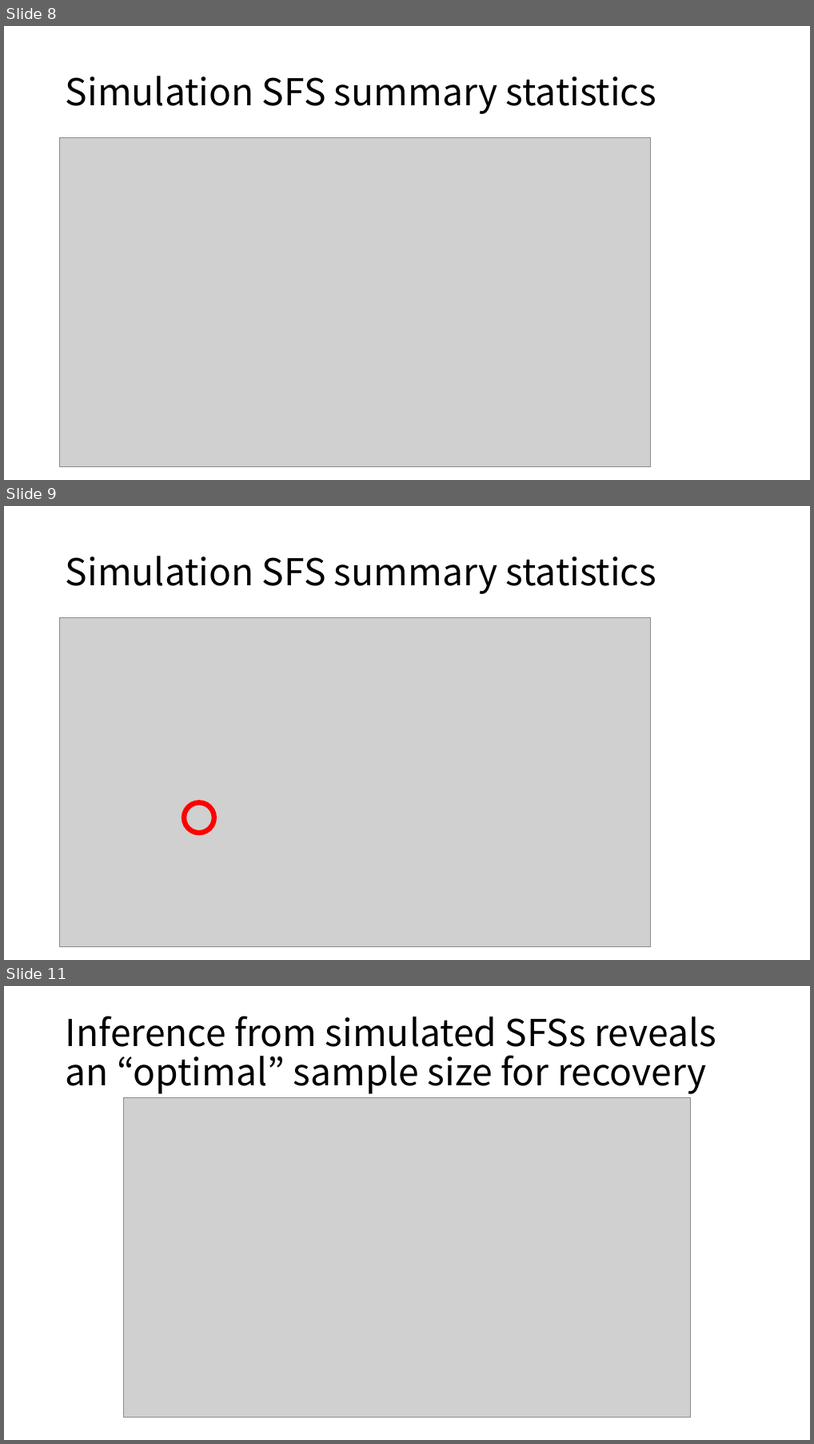
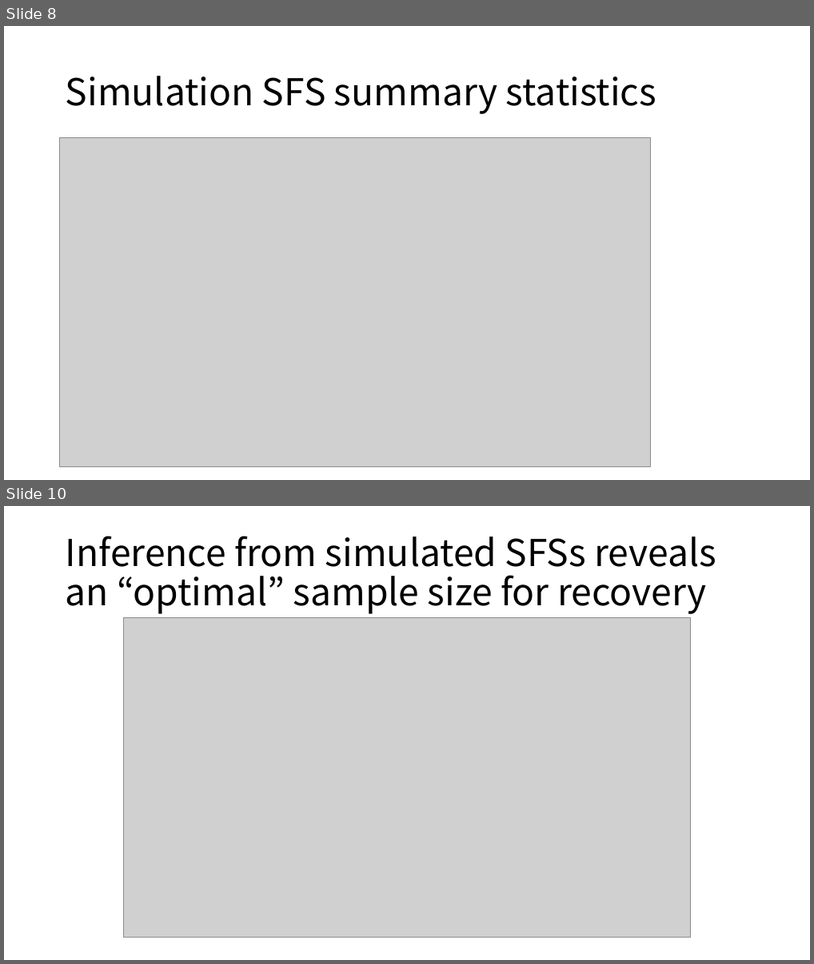
Before and after one commit to jon-mah/sample_size_demography, a slide deck: Summary/20250626_lab_meeting.pptx. Shown one above the other, each under a label of ours: slides 8, 9 and 11 before the commit, slides 8 and 10 after it; the slides between them are not shown. The pictures are 814x1444 and 814x964 pixels, drawn with LibreOffice and Linux fonts; fonts in the diff are those of the drawing; grey boxes stand for pictures. Boxes give left, top, right and bottom in pixels: in the first picture for what was removed or moved away, otherwise in the second. Text is boxed around its words. In the diff, an @@ line names an element or a change of style, - is before the commit and + after.

Commit message:
dadi simulations script

```diff
--- a/Summary/20250626_lab_meeting.pptx
+++ b/Summary/20250626_lab_meeting.pptx
@@ slide 9 removed at bbox=[4, 506, 810, 960], background #FFFFFF @@
@@ title removed at bbox=[66, 556, 657, 594] @@
-Simulation SFS summary statistics
@@ picture removed at bbox=[60, 618, 650, 947] @@
@@ ellipse removed at bbox=[184, 803, 214, 832] @@
@@ what was slide 11 is now slide 10 @@
```
Also in this commit, not shown: 5 slides changed, 36 slides added, 1 other slide removed, 5 other files.
